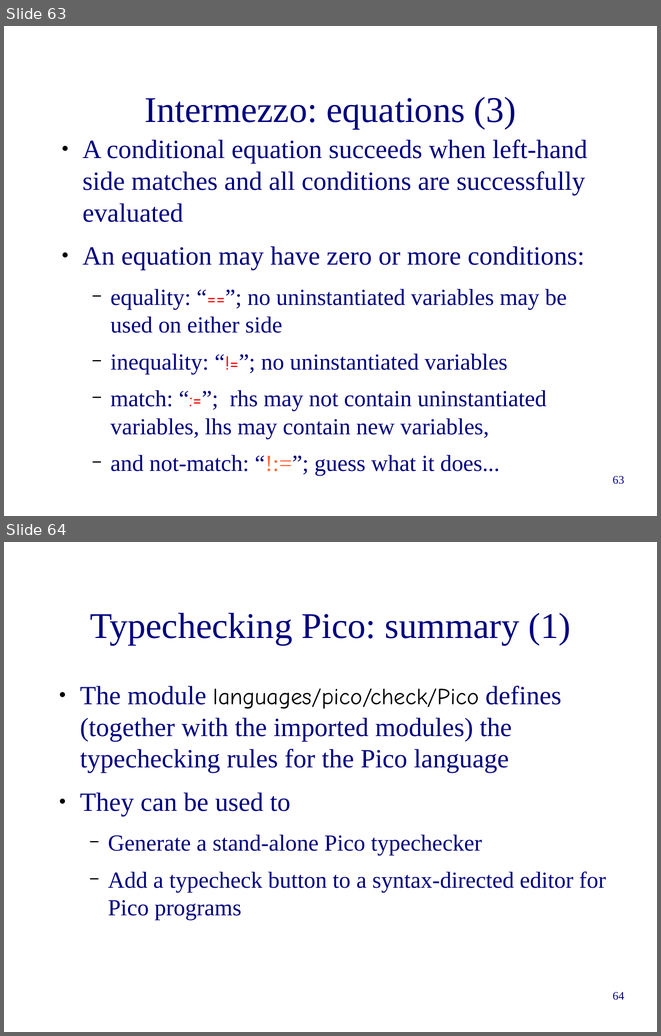
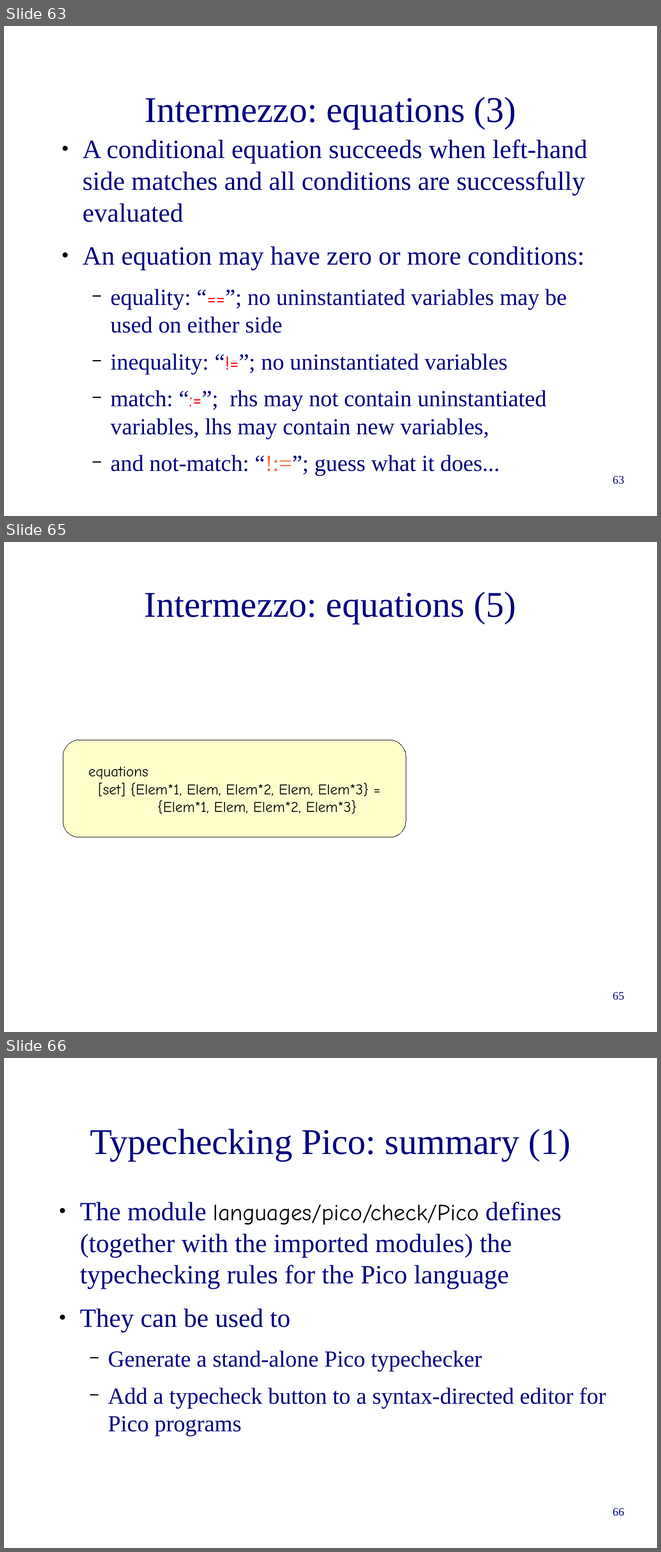
Before and after one commit to cwi-swat/meta-environment, a slide deck: meta-doc/extraction-transformation/6-asfsdf-intro/asfsdf-intro.odp. Shown one above the other, each under a label of ours: slides 63 and 64 before the commit, slides 63, 65 and 66 after it; the slides between them are not shown. The pictures are 661x1036 and 661x1552 pixels, drawn with LibreOffice and Linux fonts; fonts in the diff are those of the drawing; background and template pictures are left out. Boxes give left, top, right and bottom in pixels: in the first picture for what was removed or moved away, otherwise in the second. Text is boxed around its words. In the diff, an @@ line names an element or a change of style, - is before the commit and + after.

```diff
--- a/meta-doc/extraction-transformation/6-asfsdf-intro/asfsdf-intro.odp
+++ b/meta-doc/extraction-transformation/6-asfsdf-intro/asfsdf-intro.odp
@@ slide 65 added at bbox=[4, 542, 657, 1032], background #FFFFFF @@
@@ title added at bbox=[144, 592, 516, 624], 44 pt, text #000080 @@
+Intermezzo: equations (5)
@@ rounded rectangle added at bbox=[63, 740, 406, 837], fill #FFFFCC, outline #000000 0 pt, 18 pt, text #000000 @@
+equations
+[set] {Elem*1, Elem, Elem*2, Elem, Elem*3} =
+{Elem*1, Elem, Elem*2, Elem*3}
@@ page number added at bbox=[612, 991, 624, 1000], 14 pt, text #000080 @@
+65
@@ what was slide 64 is now slide 66 @@
@@ page number at bbox=[612, 1507, 624, 1516]: text changed @@
-64
+66
```
Also in this commit, not shown: 10 slides changed, 7 other slides added.
